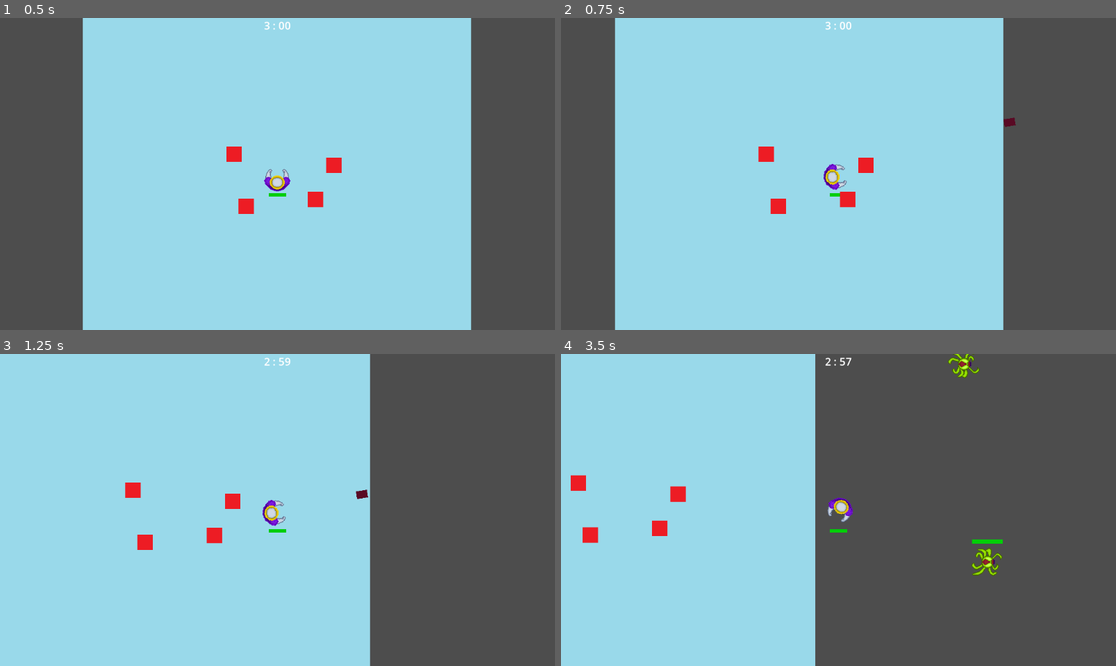
Above: before the commit, frames 1-4 (two rows, left to right).
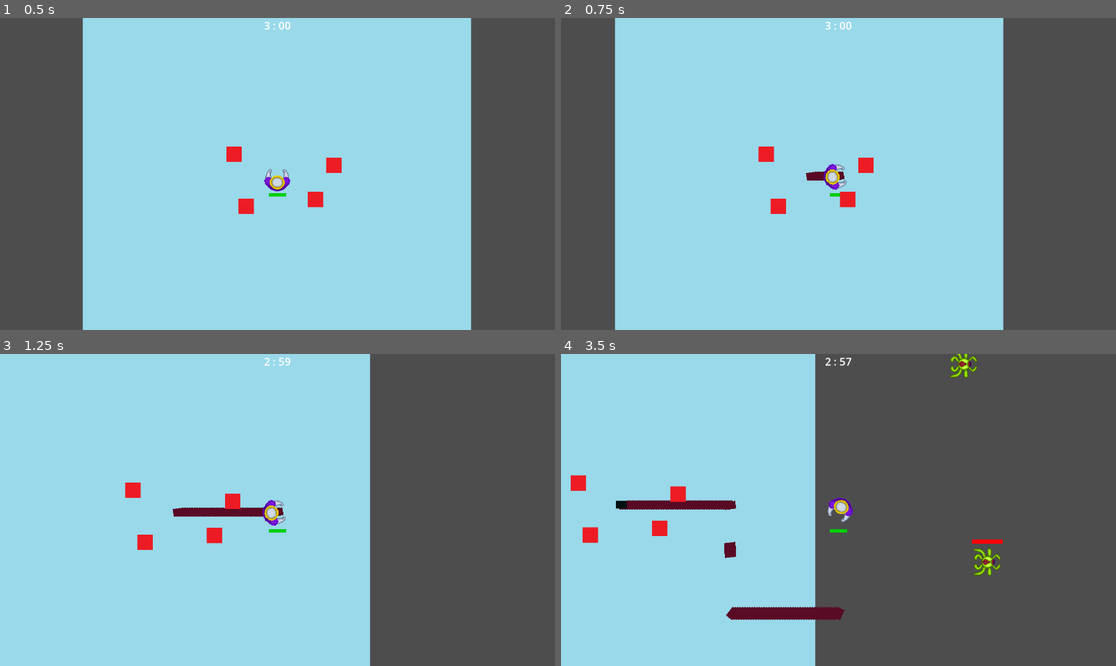
Above: after the commit, the same moments.

Repository: MichaelFar/Metalheads-and-Monarchs
Game: Godot game, scene res://Scenes/world.tscn
Same seed, same stepped clock (60 frames per second), same inputs: the game is played once before the commit and once after it. This scene is started directly instead of the project's main scene.
Inputs (mouse positions are in pixels of both pictures, inside the frame that each line leads up to):
- Up to frame 1 (0.5 s): no input
- Up to frame 2 (0.75 s): tap Enter at 0.5 s; move the mouse to (960, 158) at 0.52 s; press the mouse at (960, 158) at 0.53 s; hold D (Right) from 0.53 s (still down)
- Up to frame 3 (1.25 s): keep holding D (Right); tap M (spawn) at 0.8 s
- Up to frame 4 (3.5 s): move the mouse to (727, 525) at 1.27 s; release D (Right) at 1.28 s; release the mouse at (727, 525) at 1.28 s; hold S (Down) 1.28-2.03 s; tap M (spawn) at 1.35, 2.3 s; click (727, 525) at 1.55 s; move the mouse to (894, 441) at 2.02 s; press the mouse at (894, 441) at 2.03 s; hold D (Right) 2.03-2.78 s; move the mouse to (810, 572) at 2.77 s; release the mouse at (810, 572) at 2.78 s; hold W (Up) from 2.78 s (still down); tap Mouse wheel down (Switch_weapon_down) at 2.85 s; click (810, 572) at 3.05 s

Frame 1 is identical in both runs. In frame 2, 0.2% of the frame differs, in the area x 44-82%, y 31-53%; in frame 3, 0.5%; in frame 4, 2.0%, in the area x 9-80%, y 0-86%.
Error before the commit: Invalid access to property or key 'has_died' on a base object of type 'Nil'. (res://screen_text.gd:27)
Error after the commit: Parse Error: Variable "spreadRange" has the same name as a previously declared variable. (res://Scripts/playerbullet.gd:15)

Commit message:
Michael wrote this btw, added bullet class, designed and implemented varying cooldowns, added check for kb, created smg bullets and shotgun bullets

Diff:
--- /dev/null
+++ b/Projectiles/bullet_2_test.tscn
@@ -0,0 +1,39 @@
+[gd_scene load_steps=5 format=3 uid="uid://l3vhofh4v40u"]
+
+[ext_resource type="Script" path="res://Scripts/bullet2test.gd" id="1_auyt3"]
+[ext_resource type="Texture2D" uid="uid://crqreufycqcyy" path="res://Sprites/testspriteplayer.png" id="2_wuwmo"]
+[ext_resource type="PackedScene" uid="uid://8r5df653l7cy" path="res://Scenes/hitbox.tscn" id="3_y48y2"]
+
+[sub_resource type="CapsuleShape2D" id="CapsuleShape2D_j3dtq"]
+radius = 8.0
+height = 24.0
+
+[node name="bullet2test" type="CharacterBody2D"]
+script = ExtResource("1_auyt3")
+damage = 3.0
+KBStrength = -1.0
+cooldown = 0.05
+has_KB = false
+
+[node name="Sprite2D" type="Sprite2D" parent="."]
+modulate = Color(0, 0.627451, 0.501961, 1)
+z_index = -1
+position = Vector2(-2.98023e-07, -0.5)
+rotation = 1.5708
+scale = Vector2(0.5, 0.71875)
+texture = ExtResource("2_wuwmo")
+
+[node name="Lifetime" type="Timer" parent="."]
+one_shot = true
+
+[node name="Hitbox" parent="." instance=ExtResource("3_y48y2")]
+collision_layer = 2
+collision_mask = 8
+
+[node name="CollisionShape2D" parent="Hitbox" index="0"]
+rotation = 1.5708
+shape = SubResource("CapsuleShape2D_j3dtq")
+
+[connection signal="area_entered" from="Hitbox" to="." method="area_entered"]
+
+[editable path="Hitbox"]
--- /dev/null
+++ b/Projectiles/shotgun_bullet.tscn
@@ -0,0 +1,38 @@
+[gd_scene load_steps=5 format=3 uid="uid://w0458b45c8wl"]
+
+[ext_resource type="Script" path="res://Scripts/shotgun_bullet.gd" id="1_t13q2"]
+[ext_resource type="Texture2D" uid="uid://crqreufycqcyy" path="res://Sprites/testspriteplayer.png" id="2_xidor"]
+[ext_resource type="PackedScene" uid="uid://8r5df653l7cy" path="res://Scenes/hitbox.tscn" id="3_4fma0"]
+
+[sub_resource type="CapsuleShape2D" id="CapsuleShape2D_xqjih"]
+radius = 8.0
+height = 24.0
+
+[node name="shotgun_bullet" type="CharacterBody2D"]
+script = ExtResource("1_t13q2")
+damage = 8.0
+spreadRange = 400.0
+KBStrength = 3.5
+
+[node name="Sprite2D" type="Sprite2D" parent="."]
+modulate = Color(0, 0.627451, 0.501961, 1)
+z_index = -1
+position = Vector2(-2.98023e-07, -0.5)
+rotation = 1.5708
+scale = Vector2(0.5, 0.71875)
+texture = ExtResource("2_xidor")
+
+[node name="Lifetime" type="Timer" parent="."]
+one_shot = true
+
+[node name="Hitbox" parent="." instance=ExtResource("3_4fma0")]
+collision_layer = 2
+collision_mask = 8
+
+[node name="CollisionShape2D" parent="Hitbox" index="0"]
+rotation = 1.5708
+shape = SubResource("CapsuleShape2D_xqjih")
+
+[connection signal="area_entered" from="Hitbox" to="." method="area_entered"]
+
+[editable path="Hitbox"]
--- a/Scenes/player.tscn
+++ b/Scenes/player.tscn
@@ -1,11 +1,13 @@
-[gd_scene load_steps=12 format=3 uid="uid://bctihlcscxsex"]
+[gd_scene load_steps=14 format=3 uid="uid://bctihlcscxsex"]
 
 [ext_resource type="Script" path="res://Scripts/player.gd" id="1_a1pkj"]
 [ext_resource type="Texture2D" uid="uid://byum858vjms7k" path="res://Sprites/Monarch 10_27.png" id="2_s88yn"]
 [ext_resource type="PackedScene" uid="uid://bo7atiusshn2u" path="res://Scenes/screen_text.tscn" id="3_s6lj3"]
 [ext_resource type="PackedScene" uid="uid://qsyon56njct6" path="res://Scenes/playerweapon_changer.tscn" id="4_5tbpb"]
 [ext_resource type="PackedScene" uid="uid://ccehvpa1qxbu8" path="res://Projectiles/bullet.tscn" id="4_k33jy"]
+[ext_resource type="PackedScene" uid="uid://l3vhofh4v40u" path="res://Projectiles/bullet_2_test.tscn" id="7_q17dw"]
 [ext_resource type="PackedScene" uid="uid://cscwrtnkcq8r5" path="res://Scenes/hurtbox.tscn" id="7_w5vy5"]
+[ext_resource type="PackedScene" uid="uid://3yymhdfn1svf" path="res://Scenes/shotgun_spawner.tscn" id="8_742ns"]
 [ext_resource type="PackedScene" uid="uid://ch5u5wujtbli8" path="res://Scenes/healthbar.tscn" id="8_h3l8k"]
 [ext_resource type="PackedScene" uid="uid://bmjjbqwr57nge" path="res://Scenes/spawner.tscn" id="9_5t8gu"]
 
@@ -62,7 +64,7 @@
 offset_bottom = 20.0
 
 [node name="Cooldown_timer" type="Timer" parent="."]
-wait_time = 0.291
+wait_time = 0.3
 one_shot = true
 
 [node name="Playerweapon_changer" parent="." node_paths=PackedStringArray("bulletsList", "cooldown_timer", "gun_offset") instance=ExtResource("4_5tbpb")]
@@ -71,7 +73,7 @@
 gun_offset = NodePath("../Graphics/Gun_offset")
 
 [node name="ResourcePreloader" type="ResourcePreloader" parent="."]
-resources = [PackedStringArray("bullet"), [ExtResource("4_k33jy")]]
+resources = [PackedStringArray("bullet", "bullet_2_test", "shotgun_spawner"), [ExtResource("4_k33jy"), ExtResource("7_q17dw"), ExtResource("8_742ns")]]
 
 [node name="Control" parent="." instance=ExtResource("8_h3l8k")]
 
--- a/Scenes/playerweapon_changer.tscn
+++ b/Scenes/playerweapon_changer.tscn
@@ -2,9 +2,6 @@
 
 [ext_resource type="Script" path="res://Scripts/Playerweapon_changer.gd" id="1_gyrn8"]
 
-[node name="Playerweapon_changer" type="Node2D" node_paths=PackedStringArray("bulletsList", "cooldown_timer", "gun_offset")]
+[node name="Playerweapon_changer" type="Node2D"]
 position = Vector2(0, 1)
 script = ExtResource("1_gyrn8")
-bulletsList = NodePath("")
-cooldown_timer = NodePath("")
-gun_offset = NodePath("")
--- /dev/null
+++ b/Scenes/shotgun_spawner.tscn
@@ -0,0 +1,6 @@
+[gd_scene load_steps=2 format=3 uid="uid://3yymhdfn1svf"]
+
+[ext_resource type="Script" path="res://Scripts/shotgun_spawner.gd" id="1_geugo"]
+
+[node name="shotgun_spawner" type="CharacterBody2D"]
+script = ExtResource("1_geugo")
--- a/Scripts/Playerweapon_changer.gd
+++ b/Scripts/Playerweapon_changer.gd
@@ -43,4 +43,5 @@
 	var p = current_weapon.instantiate()
 	Globals.currentLevel.add_child(p)
 	p.global_transform = gun_offset.global_transform
+	cooldown_timer.wait_time = p.cooldown
 	cooldown_timer.start()
--- /dev/null
+++ b/Scripts/bullet2test.gd
@@ -0,0 +1,14 @@
+extends bullet
+
+
+
+
+func area_entered(area):
+	if(area.name == "Hurtbox" || area.name == "obstacle"):
+		if(area.has_method("get_node_type")):
+			if(area.get_node_type() == 'enemy'):
+				queue_free()
+			elif(area.get_node_type() == 'player'):
+				return
+
+		queue_free()
--- a/Scripts/chase_ai.gd
+++ b/Scripts/chase_ai.gd
@@ -49,11 +49,16 @@
 
 func _on_hurtbox_area_entered(area):
 	if(area.name == "Hitbox" && !area.owner.has_method("get_node_type")):
-
+		var hasKB = area.get_parent().has_KB
 		print("Hit enemy")
 		health -= area.get_parent().damage
 		healthbar.value = health
-
+		velocity = area.transform.x * (max_speed * area.get_parent().KBStrength / 3.0) if hasKB else velocity
+		set_shader_time()
+		material.set_shader_parameter("applied", true)
+		KBFrames = 0
+		KBApplied = true
+		print("Shader is now applied")
 
 func get_node_type():
 	return "enemy"
--- a/Scripts/playerbullet.gd
+++ b/Scripts/playerbullet.gd
@@ -1,8 +1,14 @@
 extends CharacterBody2D
+
+class_name bullet
+
 @export var speed = 2500
 
 @export var damage = 10.0
-
+@export var spreadRange : float = 250
+@export var KBStrength = 0.5 #This is multiplied by the enemy's max speed to get knockback value
+@export var cooldown = 0.3
+@export var has_KB = true
 var yInfluence = 0.0
 var xInfluence = 0.0
 var influenceVector = Vector2.ZERO
@@ -17,8 +23,7 @@
 func _physics_process(delta):
 
 	velocity = transform.x * speed
-	velocity.y += yInfluence
-	velocity.x += yInfluence
+	velocity += influenceVector
 	move_and_slide()
 
 func _on_lifetime_timeout():
--- /dev/null
+++ b/Scripts/shotgun_bullet.gd
@@ -0,0 +1,13 @@
+extends bullet
+
+
+
+func area_entered(area):
+	if(area.name == "Hurtbox" || area.name == "obstacle"):
+		if(area.has_method("get_node_type")):
+			if(area.get_node_type() == 'enemy'):
+				queue_free()
+			elif(area.get_node_type() == 'player'):
+				return
+
+		queue_free()
--- /dev/null
+++ b/Scripts/shotgun_spawner.gd
@@ -0,0 +1,18 @@
+extends CharacterBody2D
+
+var shotgun_bullet = null
+
+@export var cooldown = 0.60
+# Called when the node enters the scene tree for the first time.
+func _ready():
+	shotgun_bullet = preload("res://Projectiles/shotgun_bullet.tscn")
+
+	for i in range(3):
+
+		var bullet_scene = shotgun_bullet.instantiate()
+
+		Globals.currentLevel.add_child(bullet_scene)
+
+		bullet_scene.global_transform = Globals.player.graphics.global_transform
+
+		bullet_scene.look_at(get_global_mouse_position())
